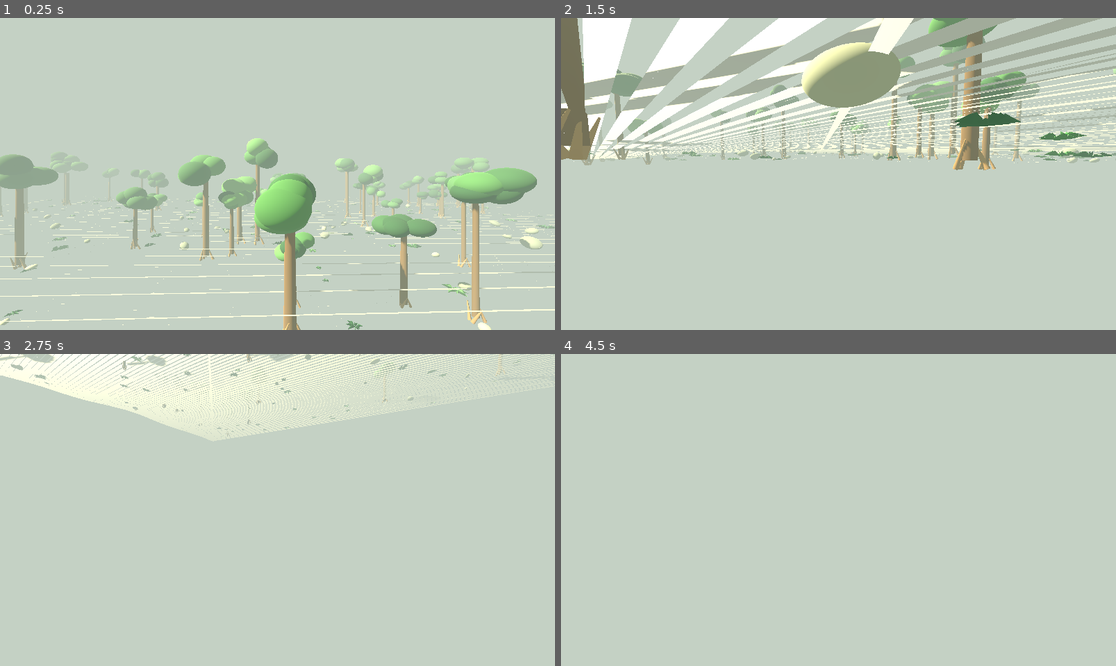
Above: before the commit, frames 1-4 (two rows, left to right).
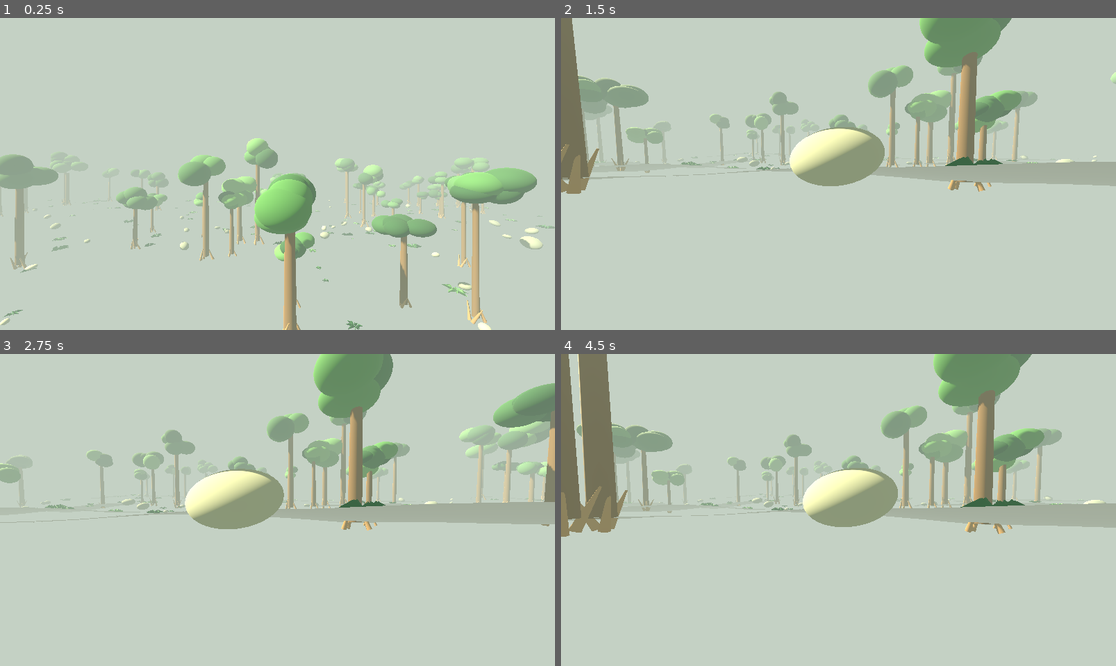
Above: after the commit, the same moments.

Repository: hexagonalslantpizza/Survival-game
Game: Godot game, scene res://scenes/main.tscn
The game is run twice, just before and just after one commit, with the same random seed, the same clock (stepped at 60 frames per second) and the same inputs.
Inputs (mouse positions are in pixels of both pictures, inside the frame that each line leads up to):
- Up to frame 1 (0.25 s): no input
- Up to frame 2 (1.5 s): tap Enter at 0.5 s; move the mouse to (960, 158) at 0.52 s; hold D (move_right) 0.53-1.28 s; hold Shift (sprint) 0.53-1.28 s; click (960, 158) at 0.67 s; tap Space (jump) at 0.77 s; move the mouse to (810, 174) at 1.27 s; hold W (move_forward) from 1.28 s (still down); tap Shift (sprint) at 1.35 s
- Up to frame 3 (2.75 s): keep holding W (move_forward); tap Space (jump) at 1.52 s; move the mouse to (288, 503) at 2.02 s; hold Shift (sprint) from 2.03 s (still down)
- Up to frame 4 (4.5 s): keep holding W (move_forward); move the mouse to (832, 516) at 2.77 s; release Shift (sprint) at 2.78 s; tap Shift (sprint) at 2.85, 4.35 s; click (832, 516) at 2.92 s; tap Space (jump) at 3.02, 3.77, 4.25 s; move the mouse to (877, 513) at 3.52 s; hold Shift (sprint) 3.53-4.28 s; move the mouse to (794, 506) at 4.27 s

The runs differ from the first frame. In frame 1, 2.0% of the frame differs, in the area x 0-100%, y 57-100%; in frame 2, 32%, in the area x 0-100%, y 0-57%; in frame 3, 26%; in frame 4, 19%.

Commit message:
Correct terrain mesh index construction

Diff:
--- a/GodotProject/scripts/world/world_generator.gd
+++ b/GodotProject/scripts/world/world_generator.gd
@@ -89,7 +89,6 @@
 				color = Color(0.29 + variation, 0.39 + variation, 0.22)
 			surface.set_color(color)
 			surface.add_vertex(Vector3(x, y, z))
-	surface.index()
 	var row: int = GRID + 1
 	for z_index in range(GRID):
 		for x_index in range(GRID):
